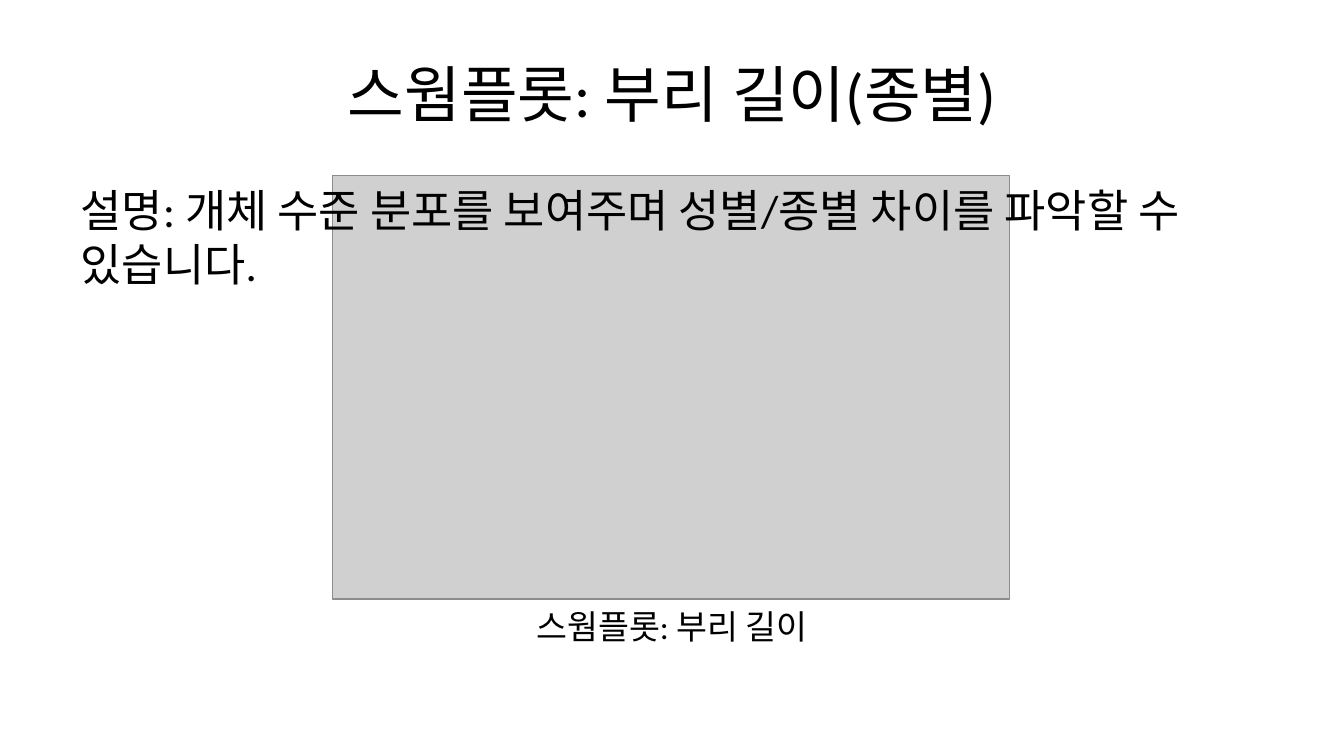
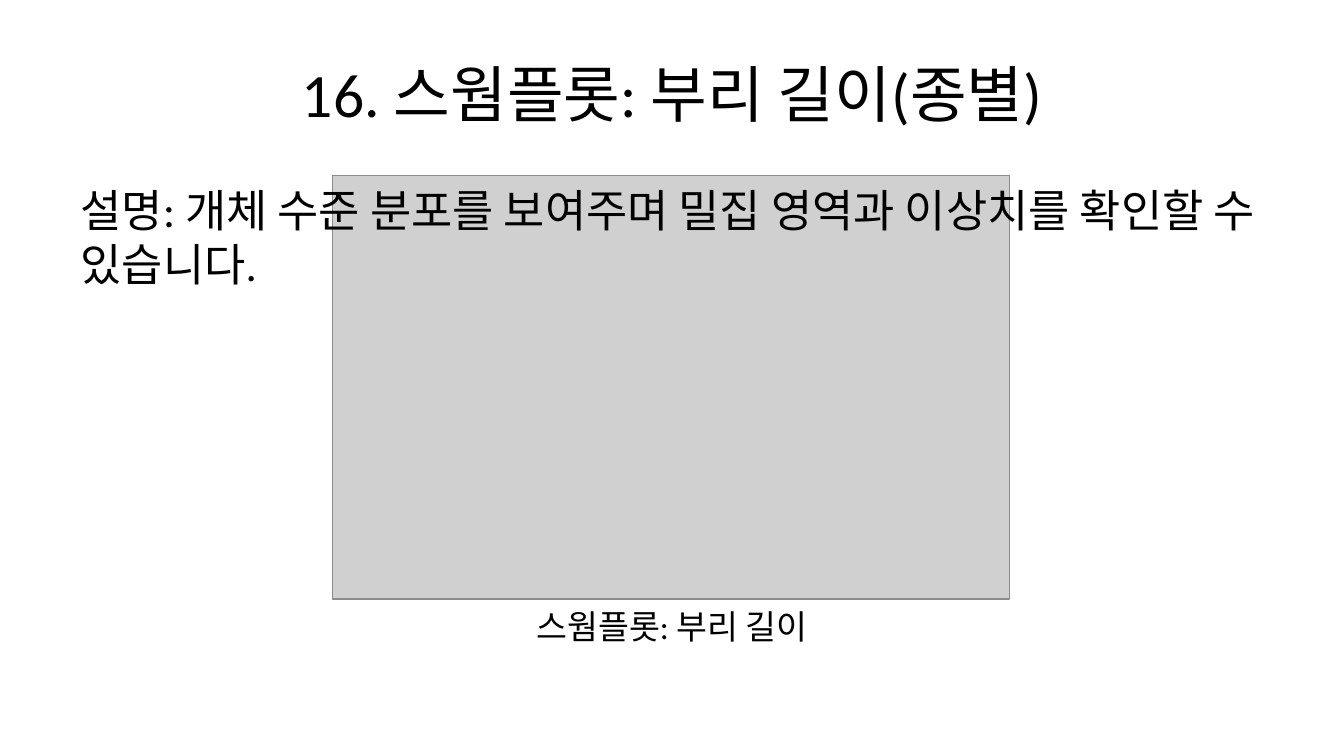
Before and after one commit to urbanrube/ICB_slide, a slide deck: slide 19 of output/slides.pptx. Drawn at 1344x756 pixels with LibreOffice and Linux fonts; fonts in the diff are those of the drawing; grey boxes stand for pictures. Boxes give left, top, right and bottom in pixels: in the first picture for what was removed or moved away, otherwise in the second. Text is boxed around its words. In the diff, an @@ line names an element or a change of style, - is before the commit and + after.

```diff
--- a/output/slides.pptx
+++ b/output/slides.pptx
@@ title at (302, 66, 1042, 126): text changed @@
-스웜플롯: 부리 길이(종별)
+16. 스웜플롯: 부리 길이(종별)
@@ text at (81, 182, 1255, 285): text changed @@
-설명: 개체 수준 분포를 보여주며 성별/종별 차이를 파악할 수 있습니다.
+설명: 개체 수준 분포를 보여주며 밀집 영역과 이상치를 확인할 수 있습니다.
```
Also in this commit, not shown: 22 other slides changed, 3 slides added.
